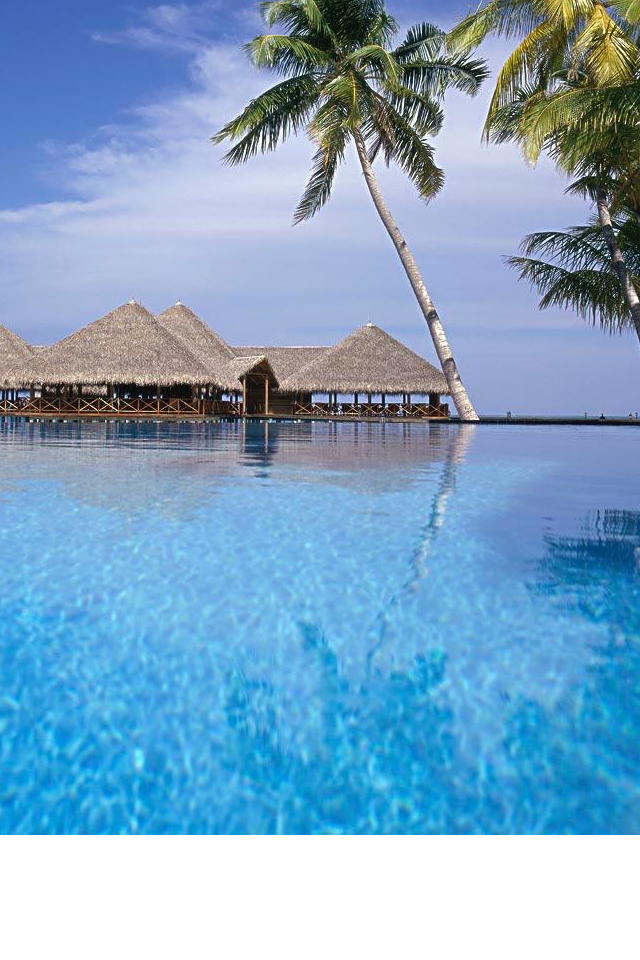
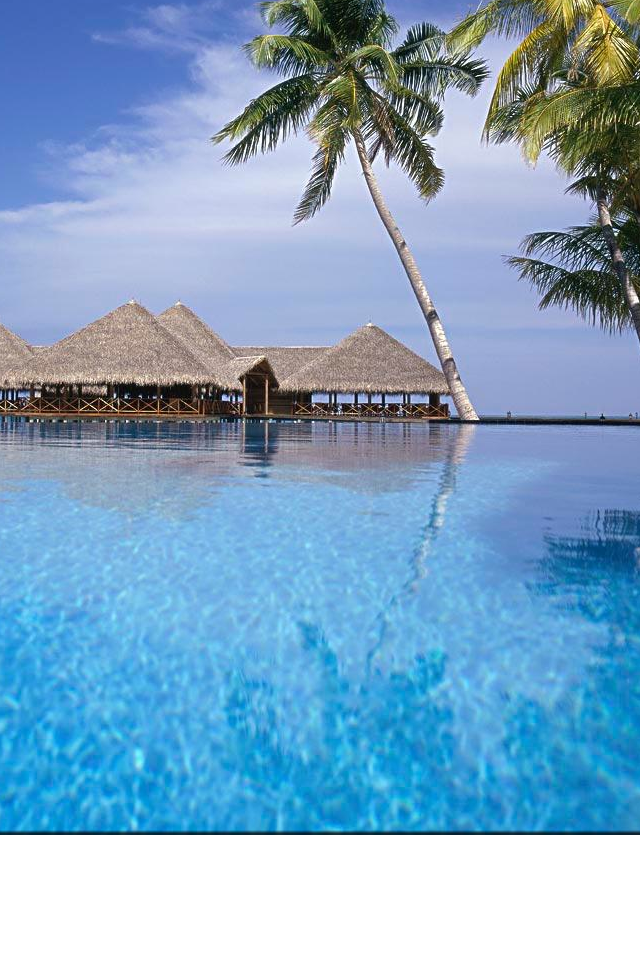
Comparing the layer stacks of the two 640px x 960px images. Changes:
pixels changed over [0, 830, 640, 835] (layer not identified)
